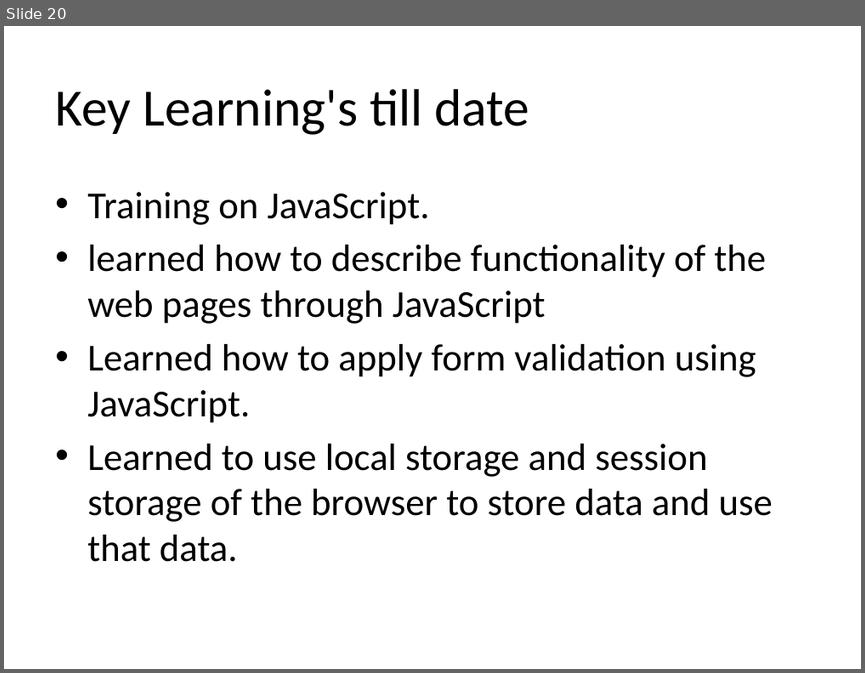
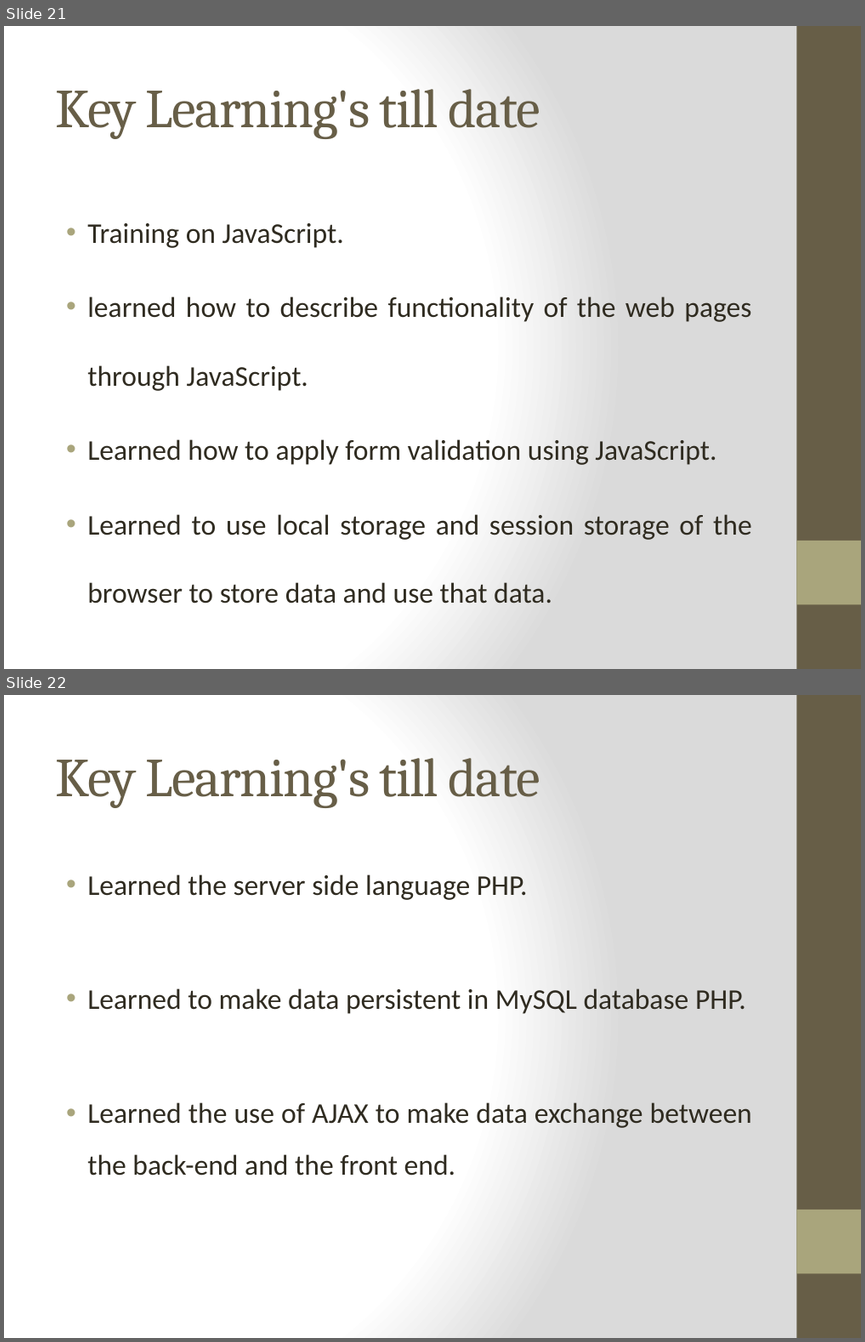
Before and after one commit to abhiyankgoyal/internshipProject, a slide deck: Internship Presentation.pptx. Shown one above the other, each under a label of ours: slide 20 before the commit, slides 21 and 22 after it. The pictures are 865x673 and 865x1342 pixels, drawn with LibreOffice and Linux fonts; fonts in the diff are those of the drawing; background and template pictures are left out. Boxes give left, top, right and bottom in pixels: in the first picture for what was removed or moved away, otherwise in the second. Text is boxed around its words. In the diff, an @@ line names an element or a change of style, - is before the commit and + after.

```diff
--- a/Internship Presentation.pptx
+++ b/Internship Presentation.pptx
@@ slide 22 added at (4,695,861,1338), background gradient #FFFFFF to #DADADA; not listed: 2 template elements that a slide beside it also shows @@
@@ title added at (55,758,540,808), 46 pt, text #675E47 @@
+Key Learning's till date
@@ text added at (87,874,752,1175), 24 pt, text #2F2B20 @@
+• Learned the server side language PHP.
+• Learned to make data persistent in MySQL database PHP.
+• Learned the use of AJAX to make data exchange between the back-end and the front end.
@@ what was slide 20 is now slide 21 @@
@@ slide 21 changed as well @@
@@ background #FFFFFF to gradient #FFFFFF to #DADADA @@
@@ rectangle added at (796,26,861,669), fill #675E47 @@
@@ title "Key Learning's till date" at (55,89,540,139): size 44 to 46 pt, font Calibri to Cambria, text colour #000000 to #675E47, letter spacing 0 to -1 pt @@
@@ text at (87,223,752,603): size 32 to 24 pt, text colour #000000 to #2F2B20 in "Training on JavaScript.", "Learned how to apply form validation using ...", "Learned to use local storage and session ..."; alignment left to justified; indent changed; line spacing 1 to 2; less space between paragraphs @@
@@ text at (87,296,751,391): text changed; size 32 to 24 pt; text colour #000000 to #2F2B20 @@
-• learned how to describe functionality of the web pages through JavaScript
+• learned how to describe functionality of the web pages through JavaScript.
@@ rectangle added at (796,540,861,604), fill #A9A57C @@
```
Also in this commit, not shown: 16 other slides changed, 5 other slides added, 4 slides removed.
